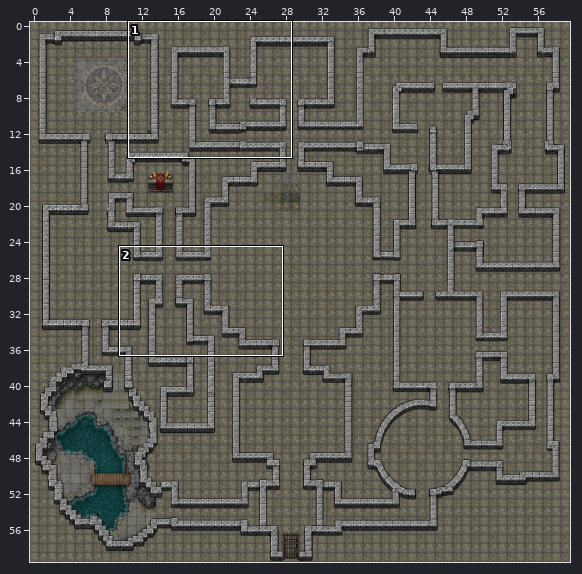
One commit to this Tiled map (JSON): static/regions/dungeon_01.tmj. The first picture is a wide view before the edit; the outline marks the close-up.
Close-up. Before the edit:
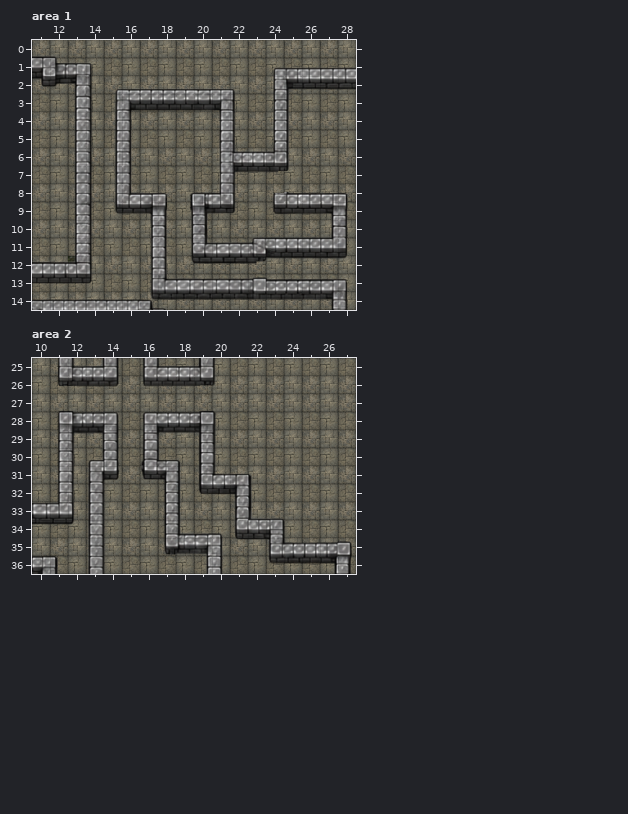
Cells are 32x32 px. Shown: area 1 x 11..28, y 0..14; area 2 x 10..27, y 25..36. The commit also changed other parts of the map, which this record leaves out. Tiles whose own drawing changed are shown in their newer look in all pictures.
Once edited:
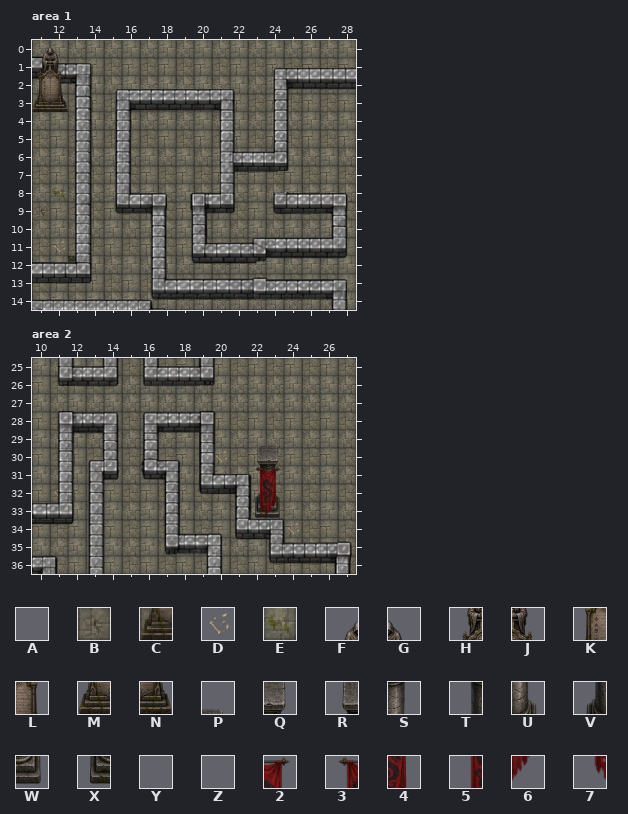
Key: from "dungeon_1_paredes": A 191, B 259, C 318, D 437, E 440, F 1050, G 1051, H 1110, J 1111, K 1170, L 1171, M 1230, N 1231, P 1286 flipped left-right, Q 1346 flipped left-right, R 1347 flipped left-right, S 1406 flipped left-right, T 1407 flipped left-right, U 1466 flipped left-right, V 1467 flipped left-right, W 1526 flipped left-right, X 1527 flipped left-right, Y 1763, Z 1883, 2 1946 flipped left-right, 3 1947 flipped left-right, 4 2006 flipped left-right, 5 2007 flipped left-right, 6 2066 flipped left-right, 7 2067 flipped left-right.
_ is an empty cell.
Tiles of an added or newly shown layer are drawn over the layers below it.
See-through tiles are keyed as they look on the map.
From old to new:
Layer "detalhes_chao" (added), area 1:
y 2: x 11 _ -> A
y 3: x 11..12 __ -> CD
y 8: x 12 _ -> E
y 9: x 11 _ -> B
y 11: x 12 _ -> D
Layer "objetos" (added), area 1:
y 0: x 11..12 __ -> FG
y 1: x 11..12 __ -> HJ
y 2: x 11..12 __ -> KL
y 3: x 11..12 __ -> MN
Layer "detalhes_chao" (added), area 2:
y 30: x 20 _ -> D
y 32: x 11 _ -> D
y 33: x 22 _ -> D
y 34: x 24 _ -> D
Layer "paredes", area 2:
y 29: x 23 Y -> _
y 31: x 23 Z -> _
Layer "objetos" (added), area 2:
y 29: x 23 _ -> P
y 30: x 22..23 __ -> RQ
y 31: x 22..23 __ -> TS
y 32: x 22..23 __ -> VU
y 33: x 22..23 __ -> XW
Layer "paredes_superiores" (added), area 2:
y 31: x 22..23 __ -> 32
y 32: x 22..23 __ -> 54
y 33: x 22..23 __ -> 76
